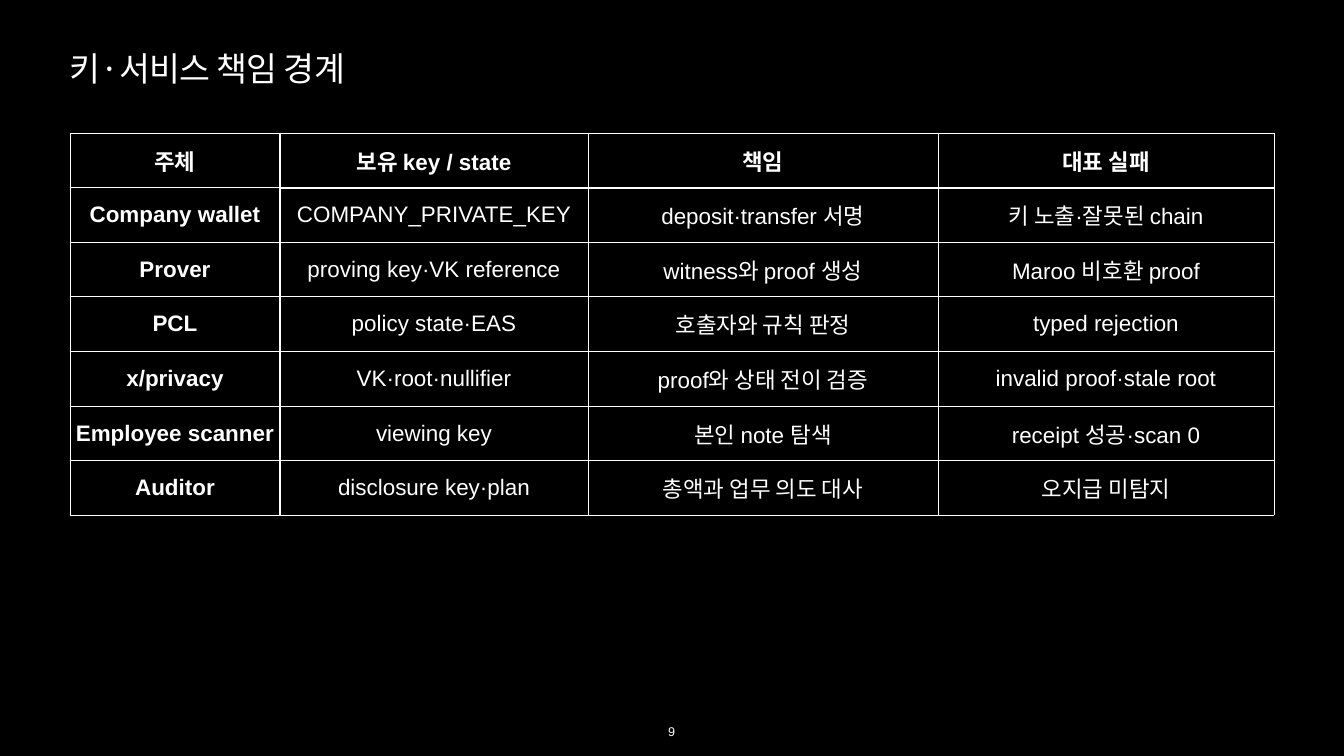
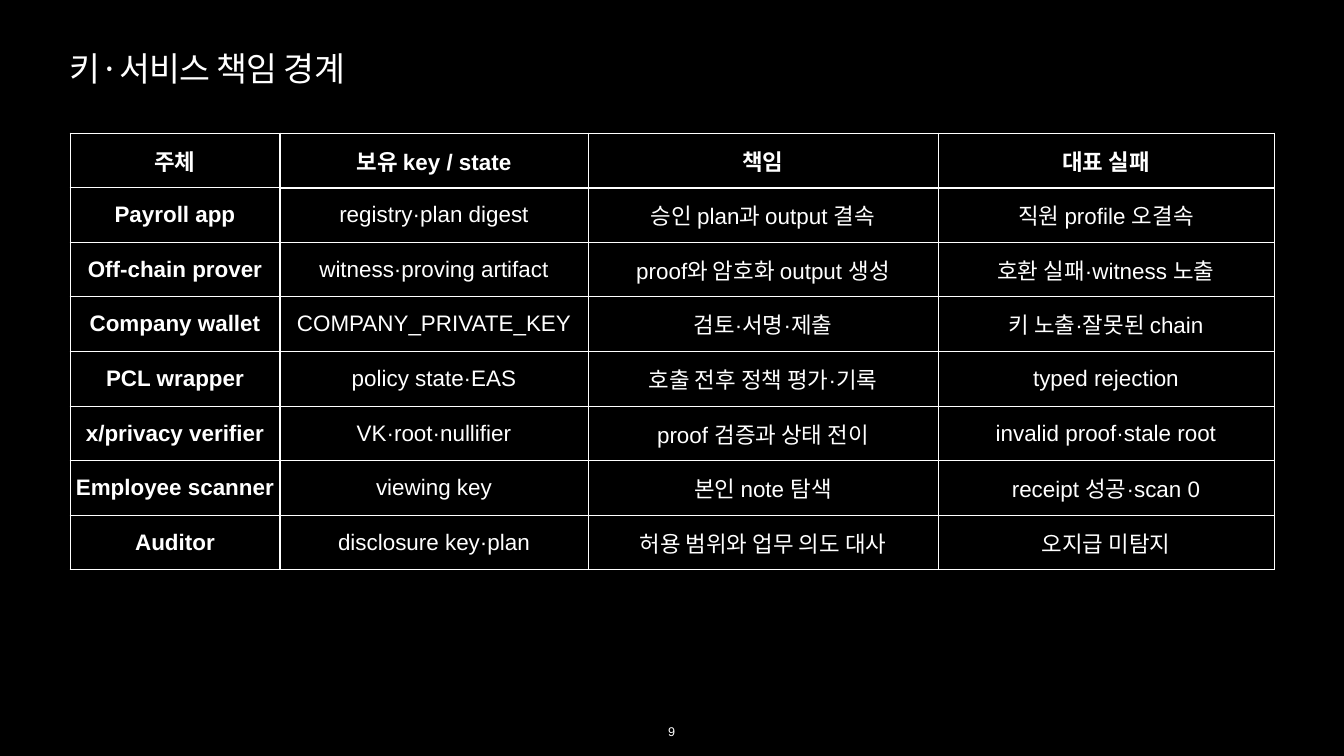
Before and after one commit to kooroot/Maroo-privacy-workshop, a slide deck: slide 9 of deliverables/Maroo_Privacy_Workshop_75min.pptx. Drawn at 1344x756 pixels with LibreOffice and Linux fonts; fonts in the diff are those of the drawing. Boxes give left, top, right and bottom in pixels: in the first picture for what was removed or moved away, otherwise in the second. Text is boxed around its words. In the diff, an @@ line names an element or a change of style, - is before the commit and + after.

```diff
--- a/deliverables/Maroo_Privacy_Workshop_75min.pptx
+++ b/deliverables/Maroo_Privacy_Workshop_75min.pptx
@@ table at (70,133,1274,570) @@
-row 2: Company wallet | COMPANY_PRIVATE_KEY | deposit·transfer 서명 | 키 노출·잘못된 chain
-row 3: Prover | proving key·VK reference | witness와 proof 생성 | Maroo 비호환 proof
-row 4: PCL | policy state·EAS | 호출자와 규칙 판정 | typed rejection
-row 5: x/privacy | VK·root·nullifier | proof와 상태 전이 검증 | invalid proof·stale root
+row 2: Payroll app | registry·plan digest | 승인 plan과 output 결속 | 직원 profile 오결속
+row 3: Off-chain prover | witness·proving artifact | proof와 암호화 output 생성 | 호환 실패·witness 노출
+row 4: Company wallet | COMPANY_PRIVATE_KEY | 검토·서명·제출 | 키 노출·잘못된 chain
+row 5: PCL wrapper | policy state·EAS | 호출 전후 정책 평가·기록 | typed rejection
+row 6: x/privacy verifier | VK·root·nullifier | proof 검증과 상태 전이 | invalid proof·stale root
-row 8, column 3: 총액과 업무 의도 대사
+row 8, column 3: 허용 범위와 업무 의도 대사
```
Also in this commit, not shown: 13 other slides changed.
